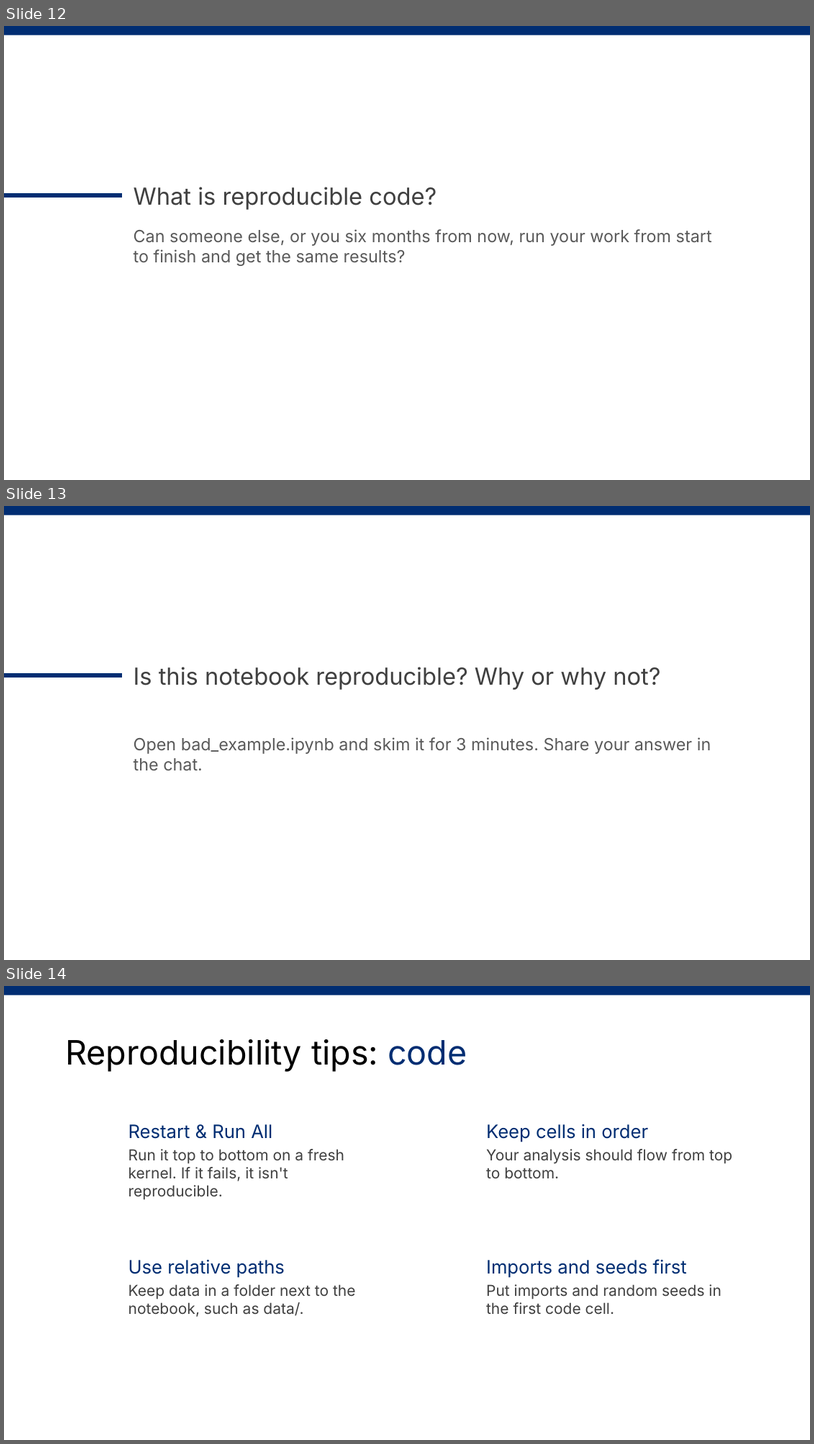
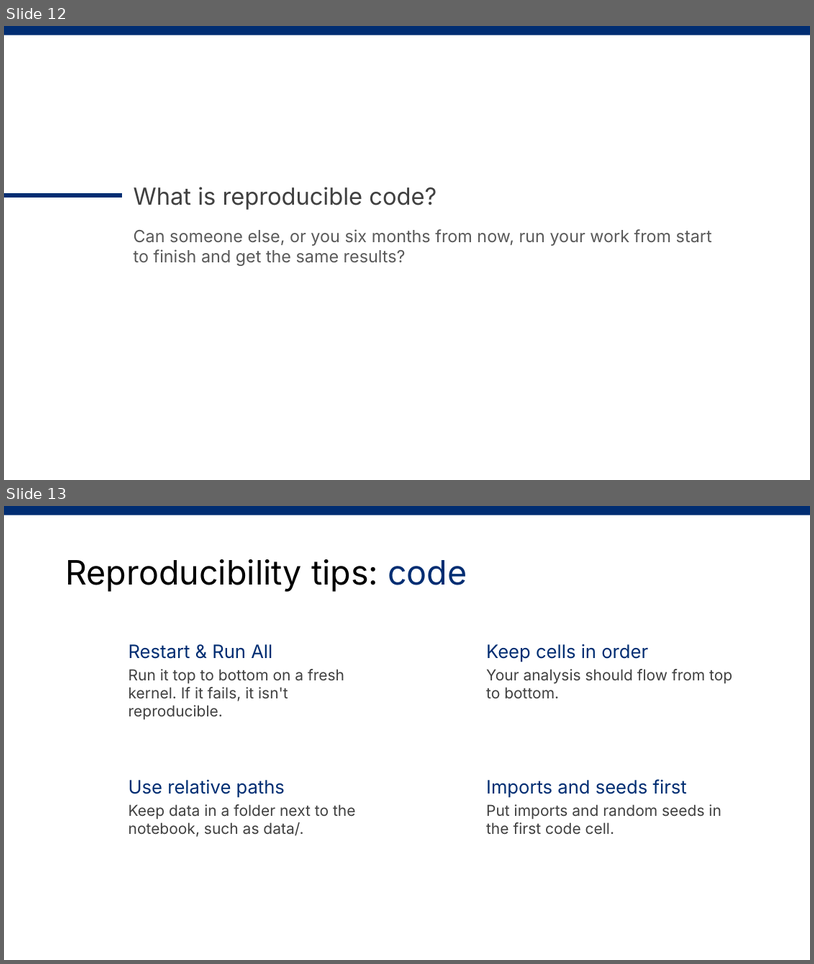
Before and after one commit to jhu-data-services/introduction-to-jupyter, a slide deck: PresentationMaterials/introduction-to-jupyter.pptx. Shown one above the other, each under a label of ours: slides 12, 13 and 14 before the commit, slides 12 and 13 after it. The pictures are 814x1444 and 814x964 pixels, drawn with LibreOffice and Linux fonts; fonts in the diff are those of the drawing. Boxes give left, top, right and bottom in pixels: in the first picture for what was removed or moved away, otherwise in the second. Text is boxed around its words. In the diff, an @@ line names an element or a change of style, - is before the commit and + after.

```diff
--- a/PresentationMaterials/introduction-to-jupyter.pptx
+++ b/PresentationMaterials/introduction-to-jupyter.pptx
@@ slide 13 removed at bbox=[4, 506, 810, 960], background #FFFFFF; not listed: 1 template element that a slide beside it also shows @@
@@ line removed from (4, 675) to (122, 675) @@
@@ text removed at bbox=[134, 667, 661, 690] @@
-Is this notebook reproducible? Why or why not?
@@ text removed at bbox=[134, 737, 711, 771] @@
-Open bad_example.ipynb and skim it for 3 minutes. Share your answer in the chat.
@@ what was slide 14 is now slide 13 @@
```
Also in this commit, not shown: 2 slides changed, 1 slide added.
